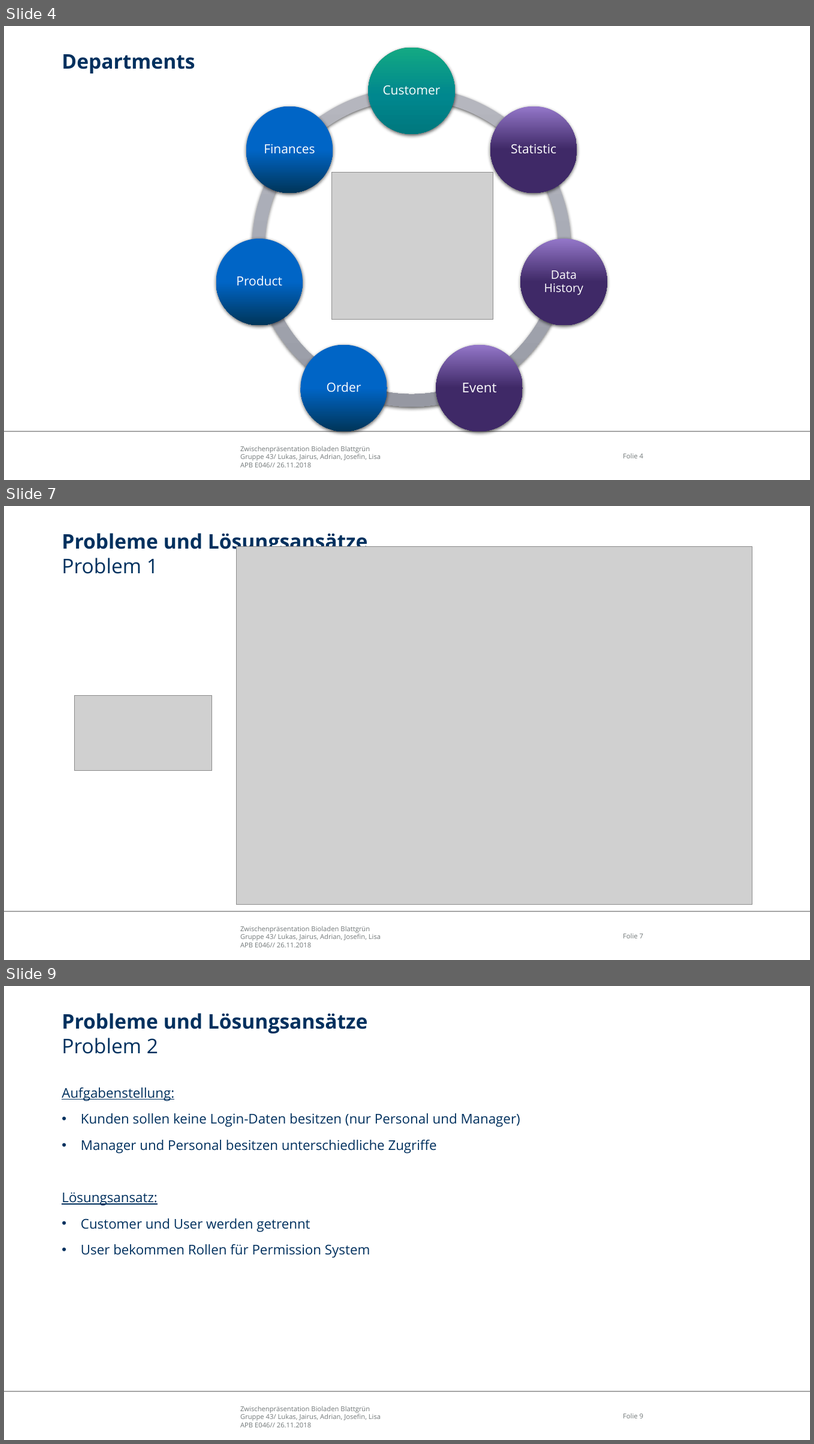
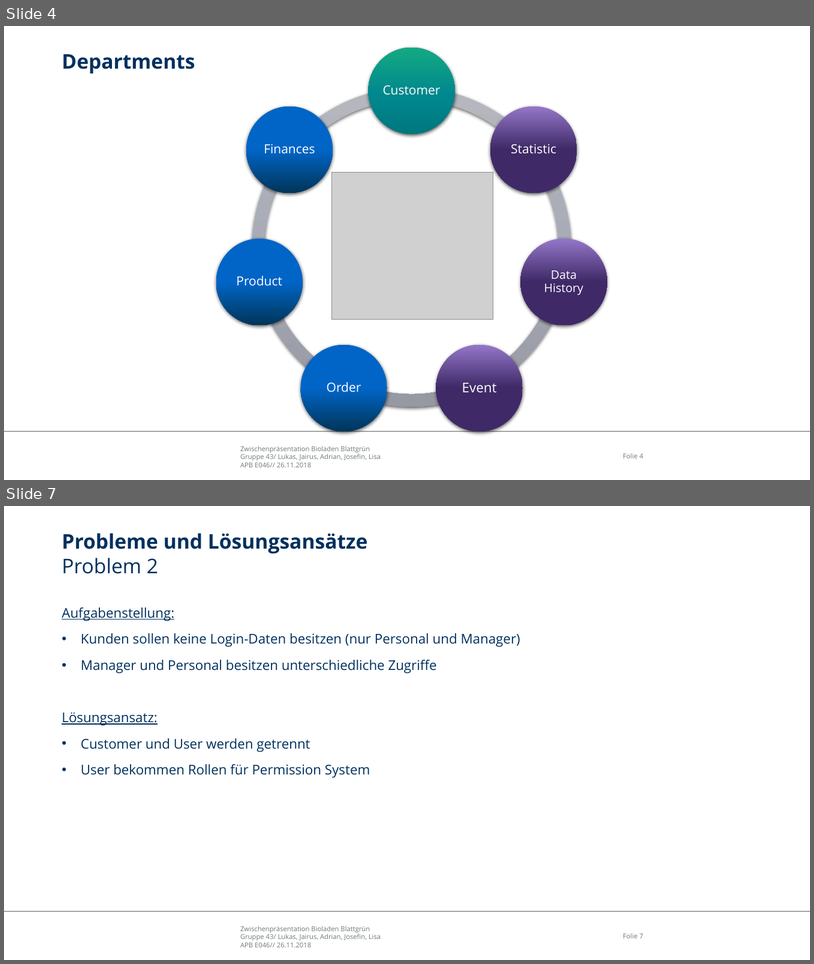
Before and after one commit to LimitlessGreen/swt18w43, a slide deck: src/main/presentation/Zwischenpraesentation.pptx. Shown one above the other, each under a label of ours: slides 4, 7 and 9 before the commit, slides 4 and 7 after it; the slides between them are not shown. The pictures are 814x1444 and 814x964 pixels, drawn with LibreOffice and Linux fonts; fonts in the diff are those of the drawing; grey boxes stand for pictures; background and template pictures are left out. Boxes give left, top, right and bottom in pixels: in the first picture for what was removed or moved away, otherwise in the second. Text is boxed around its words. In the diff, an @@ line names an element or a change of style, - is before the commit and + after.

```diff
--- a/src/main/presentation/Zwischenpraesentation.pptx
+++ b/src/main/presentation/Zwischenpraesentation.pptx
@@ slide 7 removed at [4,506,810,960], background #FFFFFF; not listed: 3 template elements that a slide beside it also shows @@
@@ title removed at [62,530,368,574] @@
-Probleme und Lösungsansätze
-Problem 1
@@ picture removed at [236,547,752,904] @@
@@ picture removed at [75,696,212,771] @@
@@ what was slide 9 is now slide 7 @@
@@ page number at [623,933,644,938]: text changed @@
-Folie 9
+Folie 7
```
Also in this commit, not shown: 5 slides changed, 1 slide added, 3 other slides removed.
